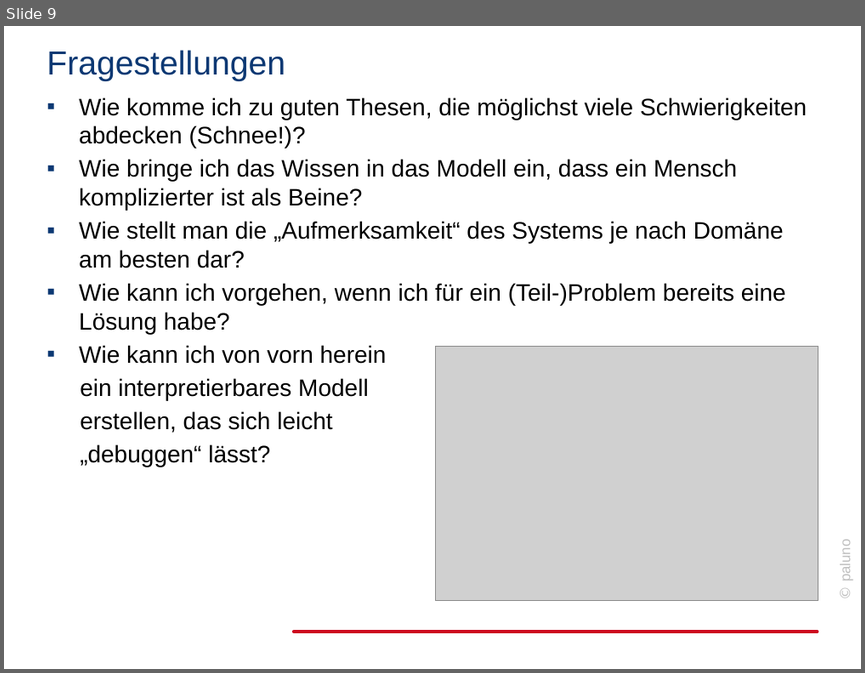
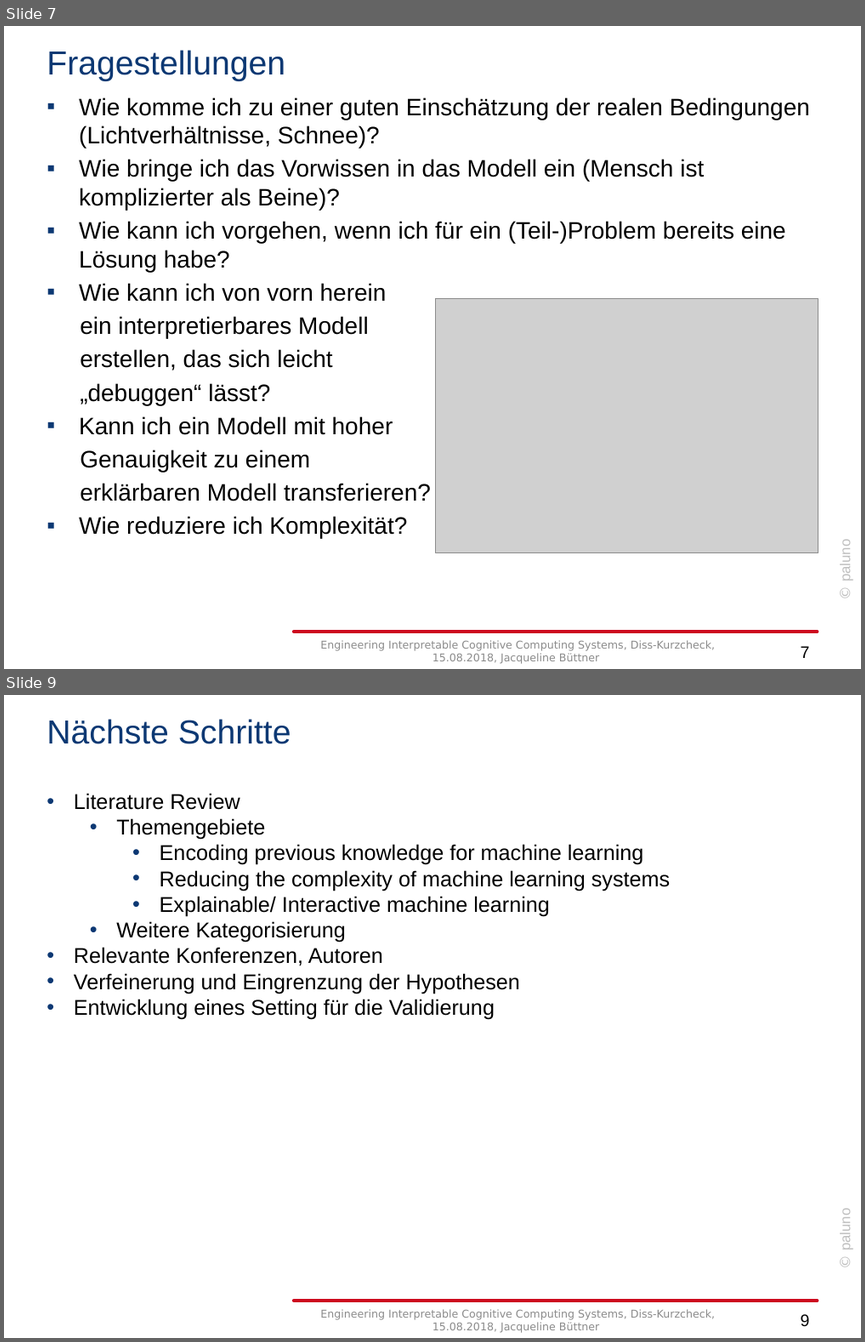
Before and after one commit to jabuettner/citavi, a slide deck: Diss (repo)/Explainable AI/Disskurzcheck082018.pptx. Shown one above the other, each under a label of ours: slide 9 before the commit, slides 7 and 9 after it; the slides between them are not shown. The pictures are 865x673 and 865x1342 pixels, drawn with LibreOffice and Linux fonts; fonts in the diff are those of the drawing; grey boxes stand for pictures; background and template pictures are left out. Boxes give left, top, right and bottom in pixels: in the first picture for what was removed or moved away, otherwise in the second. Text is boxed around its words. In the diff, an @@ line names an element or a change of style, - is before the commit and + after.

```diff
--- a/Diss (repo)/Explainable AI/Disskurzcheck082018.pptx
+++ b/Diss (repo)/Explainable AI/Disskurzcheck082018.pptx
@@ slide 9 added at (4,695,861,1338), background #FFFFFF; not listed: 2 template elements that a slide beside it also shows @@
@@ title added at (46,719,291,744), 28 pt, text #0C3873 @@
+Nächste Schritte
@@ text added at (74,793,670,1020), 18 pt, text #000000 @@
+• Literature Review
+  • Themengebiete
+    • Encoding previous knowledge for machine learning
+    • Reducing the complexity of machine learning systems
+    • Explainable/ Interactive machine learning
+  • Weitere Kategorisierung
+• Relevante Konferenzen, Autoren
+• Verfeinerung und Eingrenzung der Hypothesen
+• Entwicklung eines Setting für die Validierung
@@ text added at (320,1309,715,1333), 9 pt, text #8C8C8C @@
+Engineering Interpretable Cognitive Computing Systems, Diss-Kurzcheck, 15.08.2018, Jacqueline Büttner
@@ page number added at (800,1314,810,1327), 14 pt, text #000000 @@
+9
@@ what was slide 9 is now slide 7 @@
@@ slide 7 changed as well @@
@@ text at (79,97,810,210): text changed @@
-▪ Wie komme ich zu guten Thesen, die möglichst viele Schwierigkeiten abdecken (Schnee!)?
-▪ Wie bringe ich das Wissen in das Modell ein, dass ein Mensch komplizierter ist als Beine?
-▪ Wie stellt man die „Aufmerksamkeit“ des Systems je nach Domäne am besten dar?
+▪ Wie komme ich zu einer guten Einschätzung der realen Bedingungen (Lichtverhältnisse, Schnee)?
+▪ Wie bringe ich das Vorwissen in das Modell ein (Mensch ist komplizierter als Beine)?
@@ picture: place and size @@
-picture at (436,346,818,600)
+picture at (436,299,818,553)
@@ text at (79,416,431,539): paragraphs added @@
+▪ Kann ich ein Modell mit hoher
+Genauigkeit zu einem
+erklärbaren Modell transferieren?
+▪ Wie reduziere ich Komplexität?
@@ text added at (320,640,715,664), 9 pt, text #8C8C8C @@
+Engineering Interpretable Cognitive Computing Systems, Diss-Kurzcheck, 15.08.2018, Jacqueline Büttner
@@ page number added at (800,646,810,658), 14 pt, text #000000 @@
+7
```
Also in this commit, not shown: 3 other slides changed, 5 other slides added, 6 slides removed, 9 other files.
